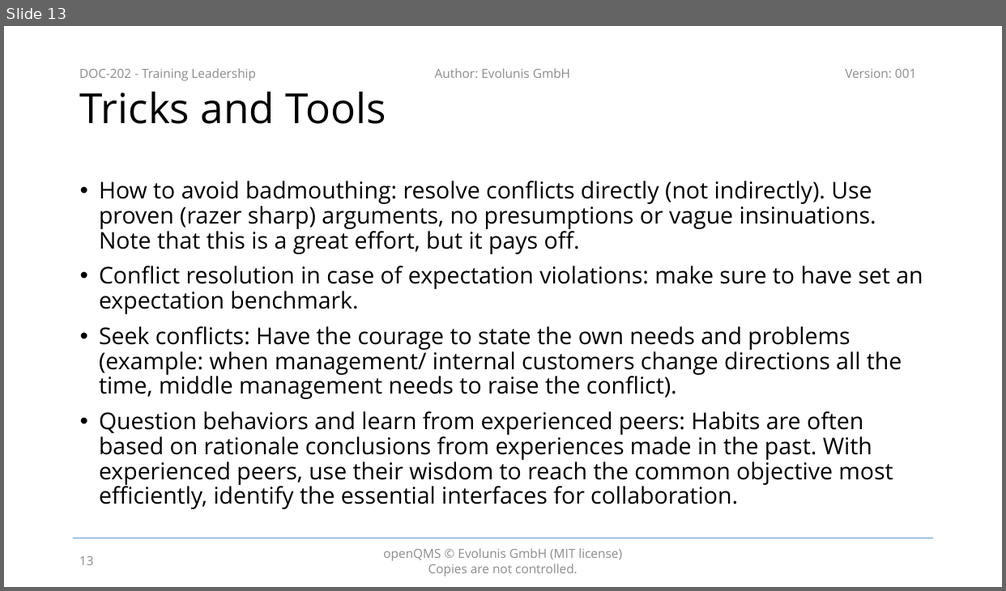
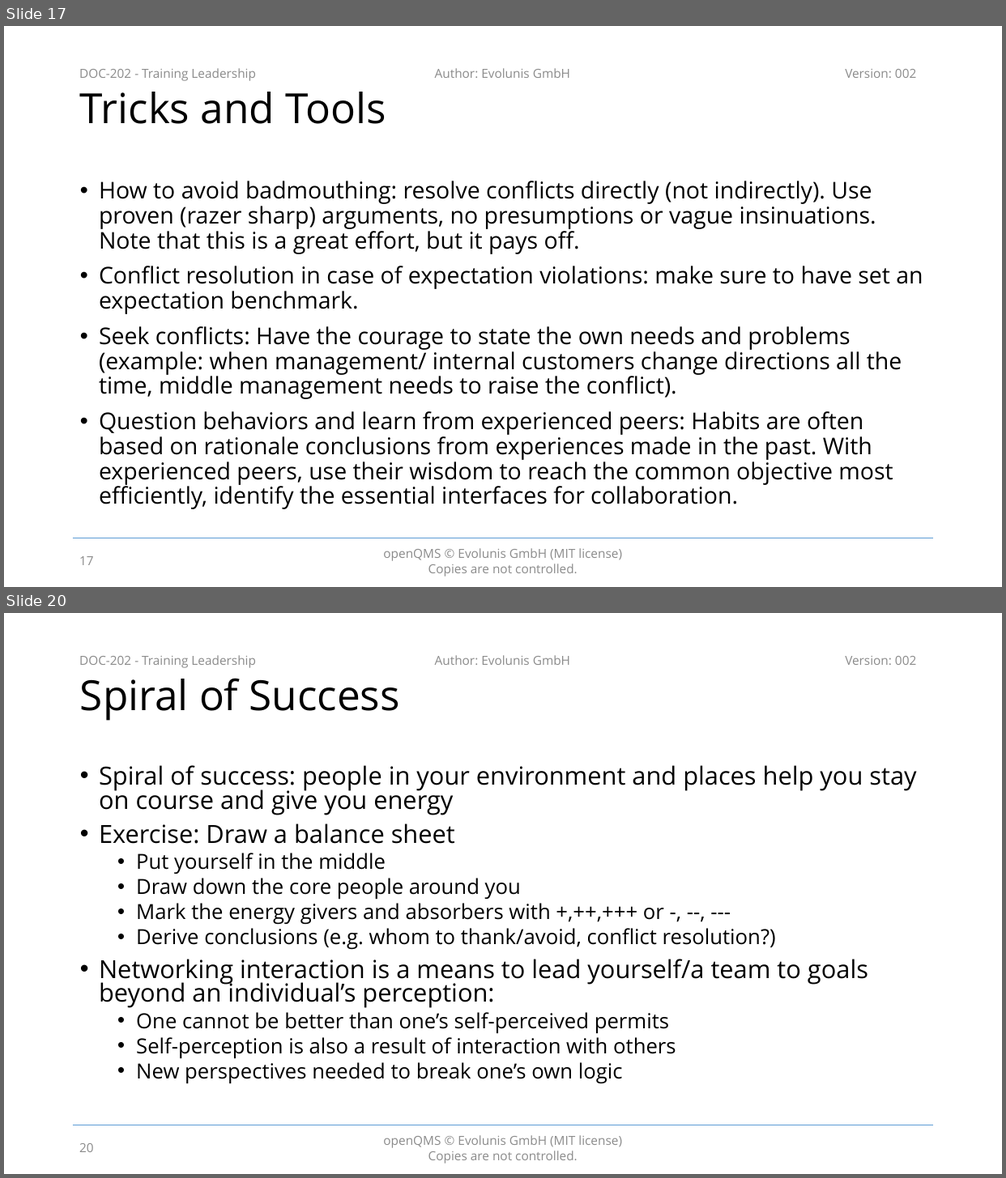
Before and after one commit to evolunis/openQMS, a slide deck: 2. Design and Development/DOC-202 - Training Leadership.pptx. Shown one above the other, each under a label of ours: slide 13 before the commit, slides 17 and 20 after it; the slides between them are not shown. The pictures are 1006x591 and 1006x1178 pixels, drawn with LibreOffice and Linux fonts; fonts in the diff are those of the drawing; background and template pictures are left out. Boxes give left, top, right and bottom in pixels: in the first picture for what was removed or moved away, otherwise in the second. Text is boxed around its words. In the diff, an @@ line names an element or a change of style, - is before the commit and + after.

```diff
--- a/2. Design and Development/DOC-202 - Training Leadership.pptx
+++ b/2. Design and Development/DOC-202 - Training Leadership.pptx
@@ slide 20 added at [4, 613, 1002, 1174], background #FFFFFF; not listed: 5 template elements that a slide beside it also shows @@
@@ title added at [80, 678, 400, 721], 40 pt, text #000000 @@
+Spiral of Success
@@ text added at [99, 765, 916, 1084], 20 pt, text #000000 @@
+• Spiral of success: people in your environment and places help you stay on course and give you energy
+• Exercise: Draw a balance sheet
+  • Put yourself in the middle
+  • Draw down the core people around you
+  • Mark the energy givers and absorbers with +,++,+++ or -, --, ---
+  • Derive conclusions (e.g. whom to thank/avoid, conflict resolution?)
+• Networking interaction is a means to lead yourself/a team to goals beyond an individual’s perception:
+  • One cannot be better than one’s self-perceived permits
+  • Self-perception is also a result of interaction with others
+  • New perspectives needed to break one’s own logic
@@ page number added at [79, 1144, 94, 1152], 12 pt, text #8C8C8C @@
+20
@@ what was slide 13 is now slide 17 @@
@@ slide 17 changed as well @@
@@ text at [845, 69, 916, 78]: text changed @@
-Version: 001
+Version: 002
@@ page number at [79, 557, 94, 565]: text changed @@
-13
+17
```
Also in this commit, not shown: 12 other slides changed, 10 other slides added.
